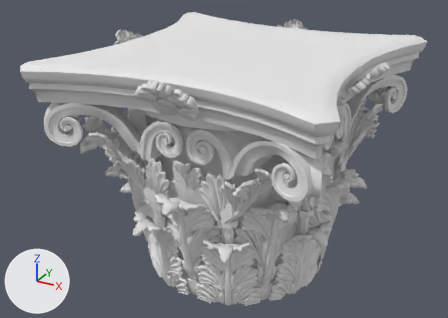
The Blender file src/assets/models/corinthian_capital.blend: old version first, new version second.
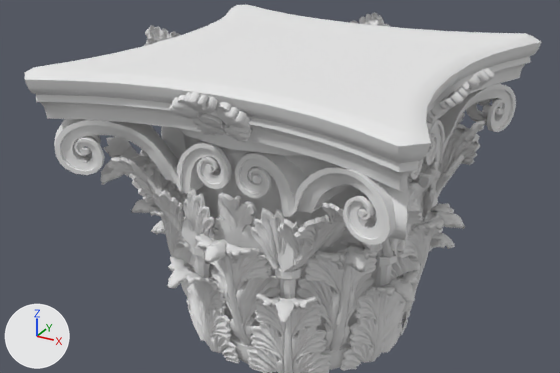
The first picture shows the older version from a 50 mm camera at (2.32, -4.47, 2.89) aimed at (-0.1, -0.06, 0.69). The close-ups show both versions on the part from 0% to 99% of the width and 3% to 95% of the height of that picture; other places that the commit changed are outside them. The axes (+X, +Y, +Z) are drawn at lower left. The lights are the same throughout.
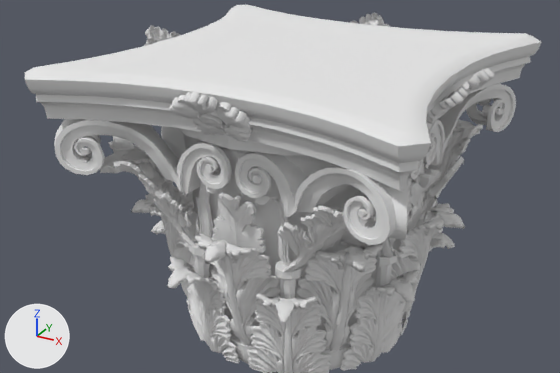
Changed parts and their boxes [x1, y1, x2, y2] in the close-ups (560 x 373 px; the box of a moved part takes in the faces that stretch with it):
'Curve.005', reshaped, moved, turned
    both: [25, 4, 541, 370]
part 1 of me_mesh_002, moved or reshaped
    both: [213, 169, 441, 253]
part 2 of me_mesh_002, moved or reshaped
    both: [43, 105, 412, 275]
part 3 of me_mesh_002, added
    after: [100, 119, 483, 273]
part 4 of me_mesh_002, added
    after: [54, 83, 516, 245]
part 5 of me_mesh_002, added
    after: [183, 164, 429, 266]
part 6 of me_mesh_002, deleted
    before: [101, 113, 485, 273]

Patch to the scene script:
```diff
--- a/src/assets/models/corinthian_capital.blend.py
+++ b/src/assets/models/corinthian_capital.blend.py
@@ me_mesh_002 @@
 # used by ob_curve_005; location = (0.787, 0.0, 0.0); rotation_euler = (1.571, 0.0, 1.571), in degrees (90, 0, 90)
-me_mesh_002.from_pydata(...)  # 8638 vertices, 8627 faces; spans x 0.0..1.22, y -0.3..1.72, z -0.79..0.49
+me_mesh_002.from_pydata(...)  # 8060 vertices, 8018 faces; spans x 0.0..1.27, y 0.0..1.21, z -0.3..1.72
+# me_mesh_002 part 1: the loose piece of 224 vertices spanning x 0.0..0.18, y 0.58..1.03, z 0.02..0.2 is multiplied about its middle by the matrix ((0.0, 0.0, 1.0), (1.0, 0.0, 0.0), (0.0, 1.0, 0.0)), then moved by (0.8, -0.72, 0.7)
+# me_mesh_002 part 2: the loose piece of 144 vertices spanning x 0.0..1.22, y -0.3..1.68, z -0.79..0.49 is multiplied about its middle by the matrix ((0.0, 0.0, 1.0), (1.0, 0.0, 0.0), (0.0, 1.0, 0.0)), then moved by (0.03, -0.08, 0.84)
+# me_mesh_002 part 3: a new loose piece of 6317 vertices spanning x 0.5..1.04, y 0.31..0.94, z 0.49..1.14, in mat_material_000 (white #e7e7e7)
+# me_mesh_002 part 4: a new loose piece of 493 vertices spanning x 0.54..1.16, y 0.02..1.11, z 0.9..1.38
+# me_mesh_002 part 5: a new loose piece of 89 vertices spanning x 0.74..0.85, y 0.13..0.35, z 0.55..1.01, in mat_material_000 (white #e7e7e7)
+# me_mesh_002 part 6: the loose piece of 6984 vertices spanning x 0.13..0.94, y 0.49..1.15, z -0.28..0.28 is deleted
 me_mesh_002.materials.append(mat_material_005)
@@ ob_curve_005 @@
 ob_curve_005 = bpy.data.objects.new('Curve.005', me_mesh_002)
-ob_curve_005.location = (0.787, 0.0, 0.0)
-ob_curve_005.rotation_euler = (1.571, 0.0, 1.571)  # degrees (90, 0, 90)
+ob_curve_005.location = (0.0, 0.0, 0.0)
 _m = ob_curve_005.modifiers.new('Mirror.000', 'MIRROR')
```
